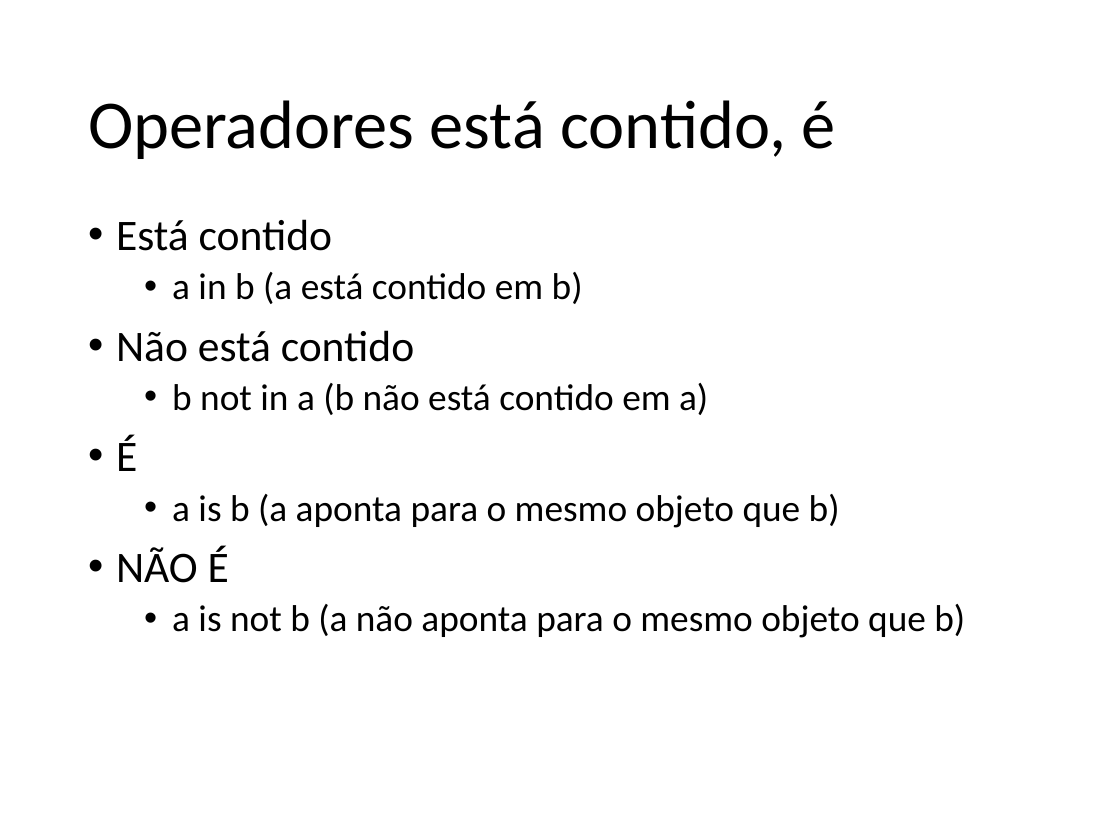
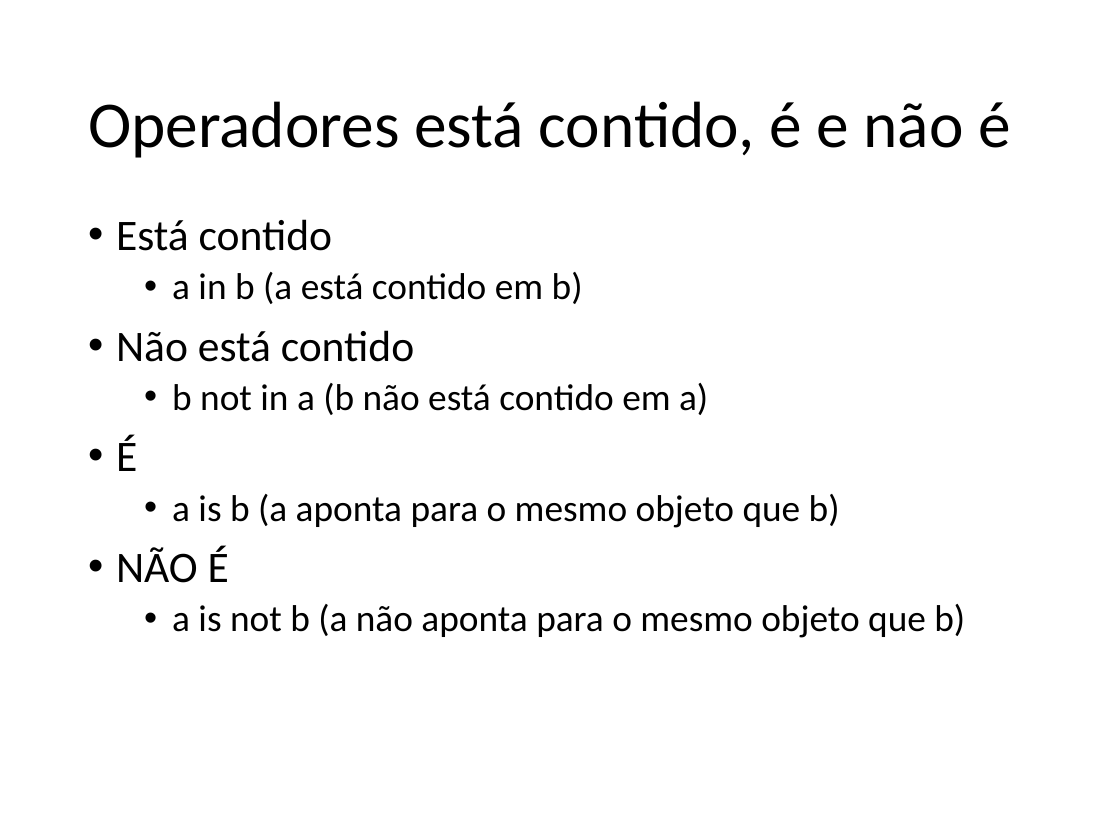
Before and after one commit to fernandoFernandeSantos/minicurso_python_2019, a slide deck: slide 39 of aula.pptx (slide 31 before the commit). Drawn at 1120x840 pixels with LibreOffice and Linux fonts; fonts in the diff are those of the drawing. Boxes give left, top, right and bottom in pixels: in the first picture for what was removed or moved away, otherwise in the second. Text is boxed around its words. In the diff, an @@ line names an element or a change of style, - is before the commit and + after.

```diff
--- a/aula.pptx
+++ b/aula.pptx
@@ title at (88, 101, 1010, 158): text changed; size 44 to 42 pt @@
-Operadores está contido, é
+Operadores está contido, é e não é
```
Also in this commit, not shown: 5 other slides changed, 16 slides added.
